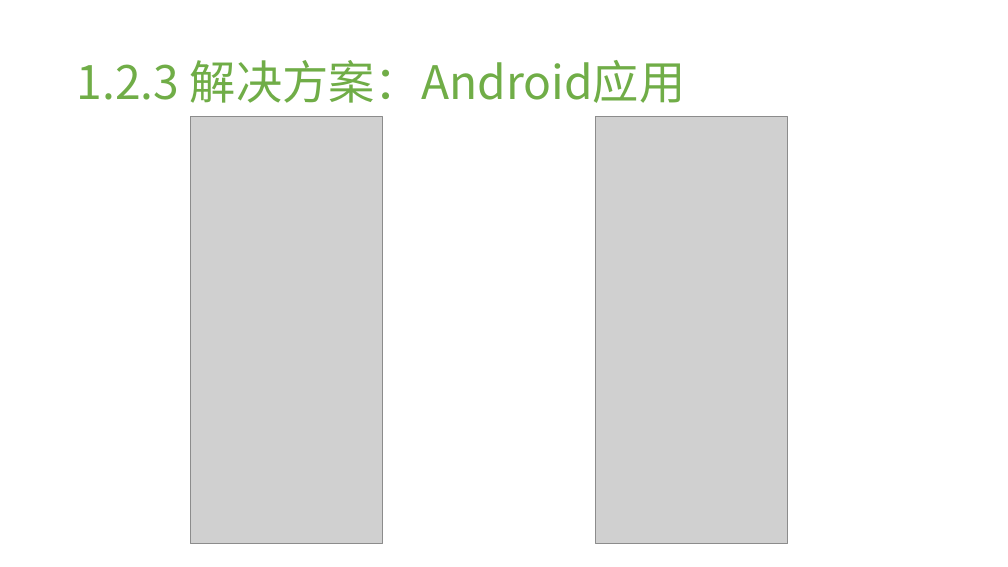
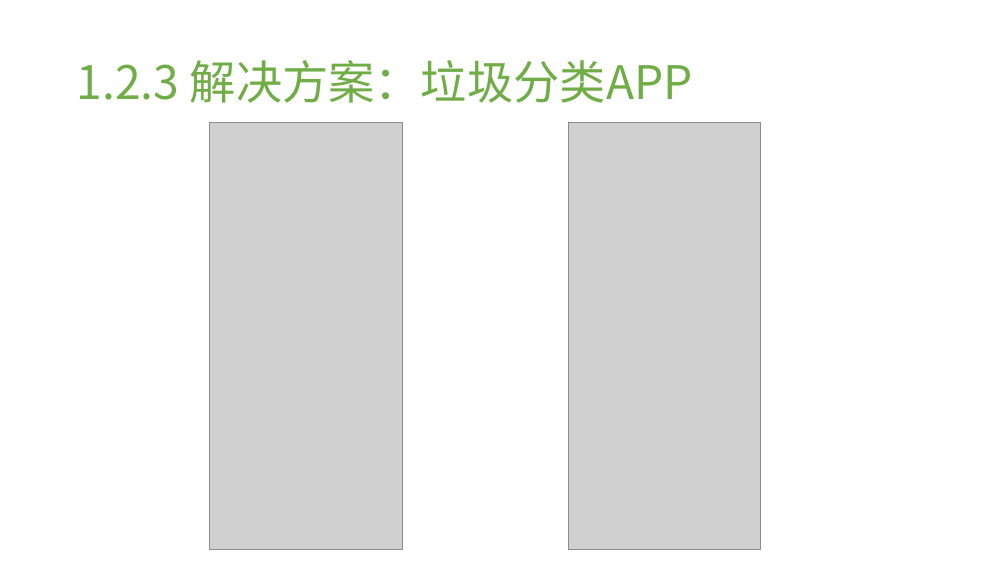
Before and after one commit to Pangweizhi/garbage_classification, a slide deck: slide 9 of docs/垃圾分类APP.pptx. Drawn at 1008x567 pixels with LibreOffice and Linux fonts; fonts in the diff are those of the drawing; grey boxes stand for pictures; background and template pictures are left out. Boxes give left, top, right and bottom in pixels: in the first picture for what was removed or moved away, otherwise in the second. Text is boxed around its words. In the diff, an @@ line names an element or a change of style, - is before the commit and + after.

```diff
--- a/docs/垃圾分类APP.pptx
+++ b/docs/垃圾分类APP.pptx
@@ title at box(77, 60, 693, 103): text changed @@
-1.2.3 解决方案：Android应用
+1.2.3 解决方案：垃圾分类APP
@@ picture: place and size @@
-picture at box(191, 116, 383, 544)
+picture at box(209, 122, 402, 549)
@@ picture: place and size @@
-picture at box(596, 116, 788, 544)
+picture at box(569, 122, 761, 549)
```
Also in this commit, not shown: 8 other slides changed, 1 slide added.
